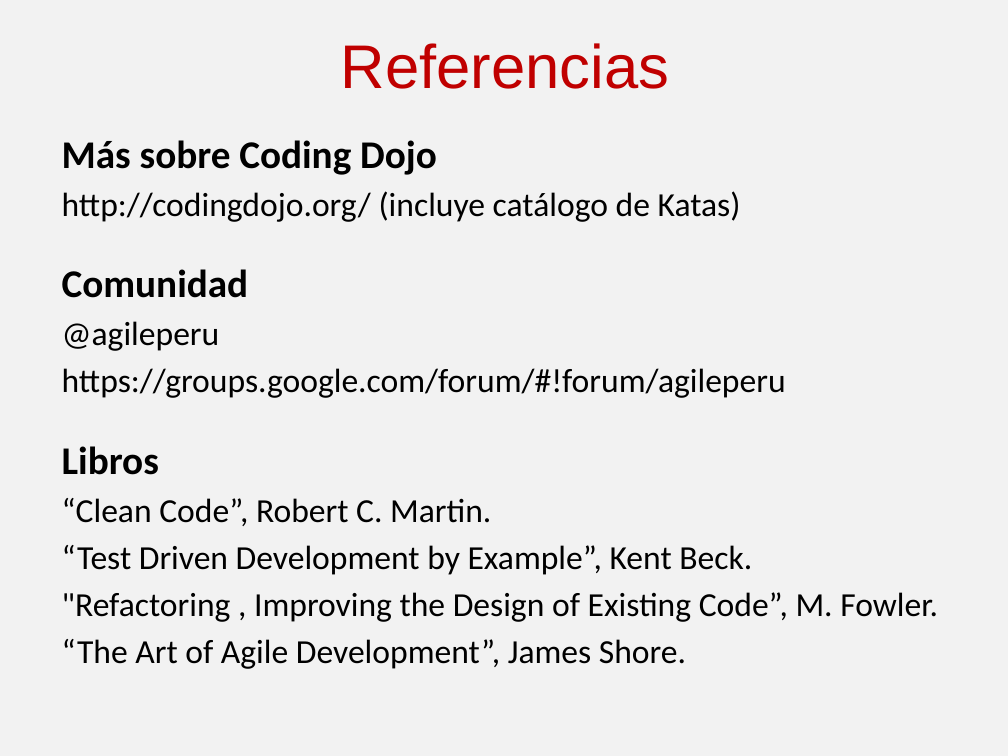
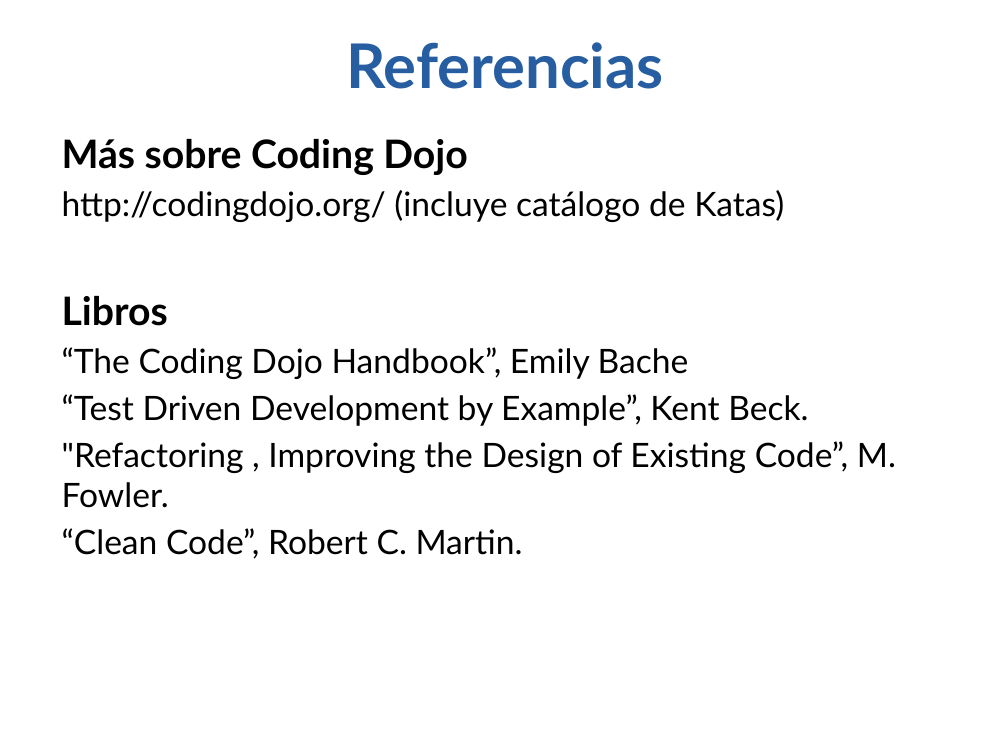
Before and after one commit to angelnunezsalazar/Coding-Dojo, a slide deck: slide 10 of Randori/Coding Dojo.pptx (slide 11 before the commit). Drawn at 1008x756 pixels with LibreOffice and Linux fonts; fonts in the diff are those of the drawing. Boxes give left, top, right and bottom in pixels: in the first picture for what was removed or moved away, otherwise in the second. Text is boxed around its words. In the diff, an @@ line names an element or a change of style, - is before the commit and + after.

```diff
--- a/Randori/Coding Dojo.pptx
+++ b/Randori/Coding Dojo.pptx
@@ background #F2F2F2 to #FFFFFF @@
@@ title "Referencias" at [346, 42, 663, 89]: font Arial to Lato, text colour #C00000 to #275EA1, bold on @@
@@ text at [62, 139, 896, 508]: font Calibri to Lato in "Más sobre Coding Dojo", "http://codingdojo.org/ (incluye catálogo de Katas)", "Libros", "“Test Driven Development by Example”, Kent Beck." and 1 more places @@
@@ text at [62, 269, 786, 398]: paragraphs removed @@
-Comunidad
-@agileperu
-https://groups.google.com/forum/#!forum/agileperu
@@ text at [62, 347, 689, 379]: text changed; font Calibri to Lato @@
-“Clean Code”, Robert C. Martin.
+“The Coding Dojo Handbook”, Emily Bache
@@ text at [62, 528, 523, 559]: text changed; font Calibri to Lato @@
-“The Art of Agile Development”, James Shore.
+“Clean Code”, Robert C. Martin.
```
Also in this commit, not shown: 9 other slides changed, 1 slide added, 2 slides removed, 1 other file.
